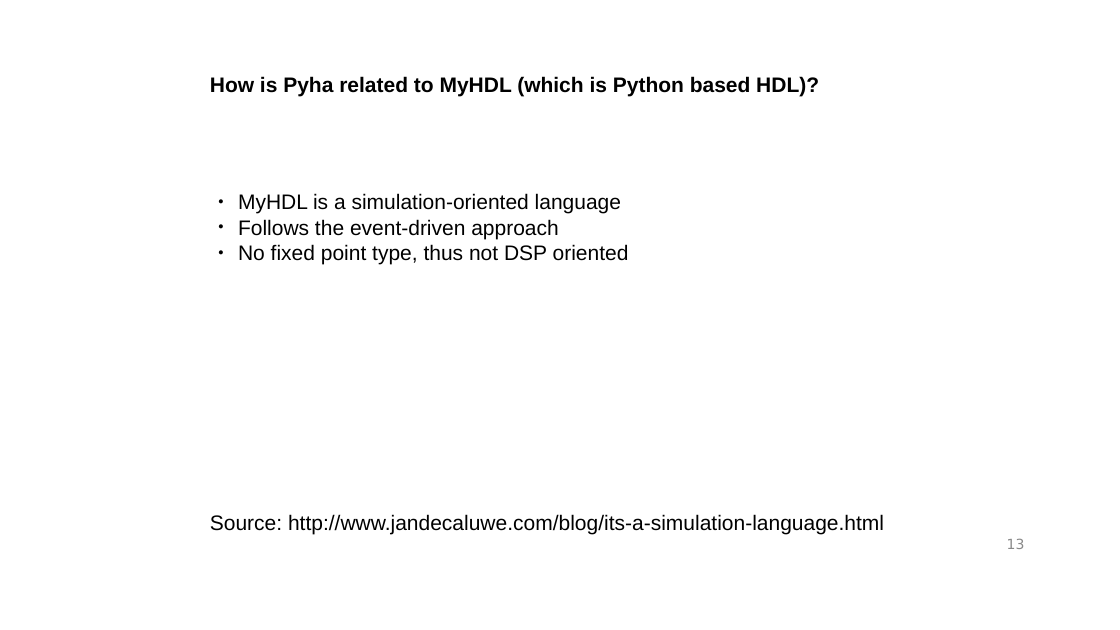
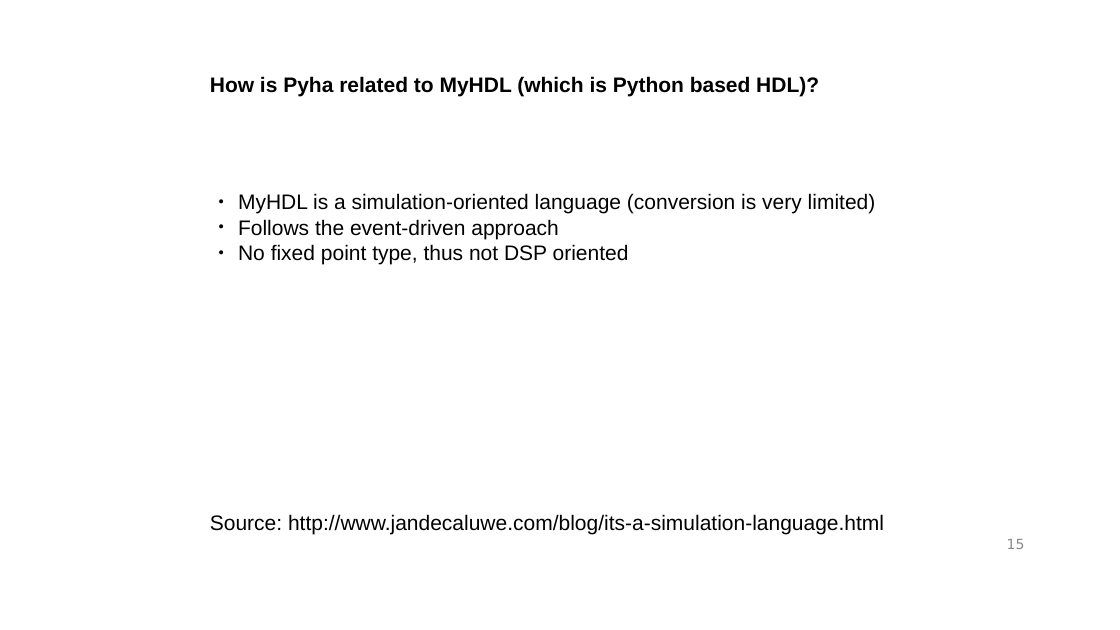
Before and after one commit to gasparka/thesis, a slide deck: slide 15 of presentation.odp (slide 13 before the commit). Drawn at 1120x630 pixels with LibreOffice and Linux fonts; fonts in the diff are those of the drawing; background and template pictures are left out. Boxes give left, top, right and bottom in pixels: in the first picture for what was removed or moved away, otherwise in the second. Text is boxed around its words. In the diff, an @@ line names an element or a change of style, - is before the commit and + after.

```diff
--- a/presentation.odp
+++ b/presentation.odp
@@ text at bbox=[238, 193, 876, 214]: text changed @@
-● MyHDL is a simulation-oriented language
+● MyHDL is a simulation-oriented language (conversion is very limited)
@@ page number at bbox=[1007, 539, 1025, 549]: text changed @@
-13
+15
```
Also in this commit, not shown: 2 other slides changed, 6 slides added, 4 slides removed.
